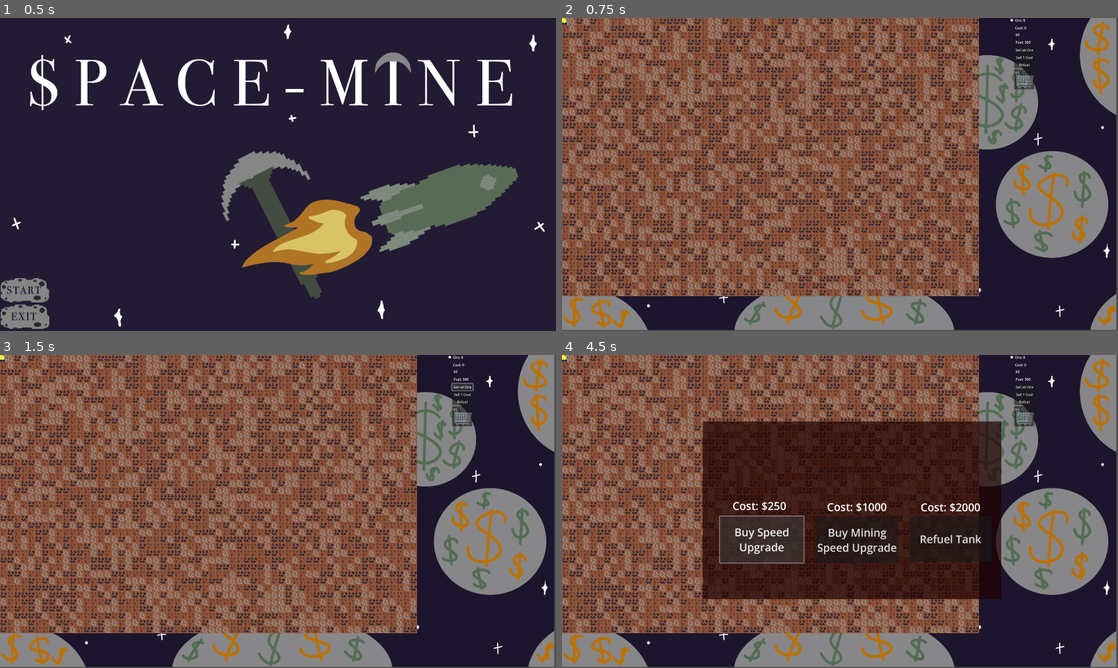
Above: before the commit, frames 1-4 (two rows, left to right).
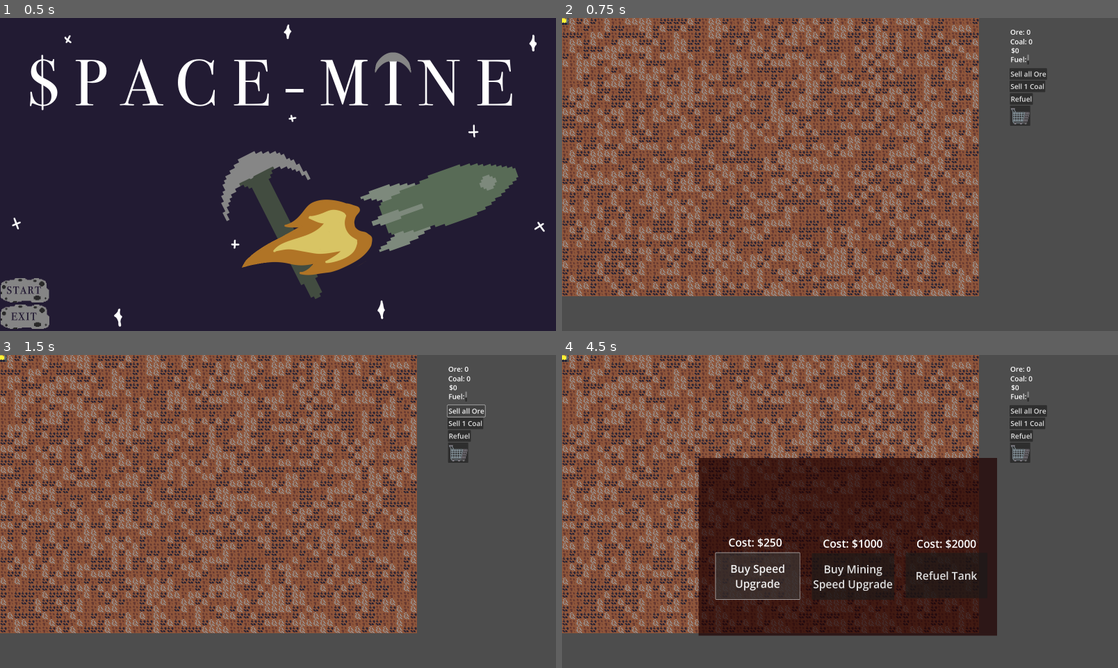
Above: after the commit, the same moments.

Repository: MellifiedRadishes/Space-Mine
Game: Godot game, scene res://main_menu.tscn
The game is run twice, just before and just after one commit, with the same random seed, the same clock (stepped at 60 frames per second) and the same inputs.
Inputs (mouse positions are in pixels of both pictures, inside the frame that each line leads up to):
- Up to frame 1 (0.5 s): no input
- Up to frame 2 (0.75 s): click (584, 290) at 0.5 s
- Up to frame 3 (1.5 s): click "Sell all Ore" at 1.25 s
- Up to frame 4 (4.5 s): click "Sell 1 Coal" at 2 s; click "Refuel" at 2.75 s; click "Cost: $250" at 3.5 s; click "Buy Speed Upgrade" at 4.25 s

Frame 1 is identical in both runs. In frame 2, 33% of the frame differs, in the area x 0-100%, y 0-100%; in frame 3, 33%; in frame 4, 46%.

Commit message:
fix fonts

Diff:
--- a/DemoScene.tscn
+++ b/DemoScene.tscn
@@ -11,8 +11,8 @@
 [node name="Node2D" type="Node2D"]
 
 [node name="TextureRect" type="TextureRect" parent="."]
-offset_right = 2552.0
-offset_bottom = 1435.0
+offset_left = 1.0
+offset_right = 1.0
 texture = ExtResource("1_xee4d")
 expand_mode = 3
 
@@ -37,60 +37,67 @@
 tileScene = ExtResource("3_8simn")
 
 [node name="SellIron" type="Button" parent="."]
-offset_left = 2081.0
-offset_top = 132.0
-offset_right = 2178.0
-offset_bottom = 163.0
+offset_left = 2061.0
+offset_top = 231.0
+offset_right = 2233.0
+offset_bottom = 284.0
+theme_override_font_sizes/font_size = 32
 text = "Sell all Ore"
 
 [node name="SellCoal" type="Button" parent="."]
-offset_left = 2081.0
-offset_top = 166.0
-offset_right = 2178.0
-offset_bottom = 197.0
+offset_left = 2061.0
+offset_top = 288.0
+offset_right = 2225.0
+offset_bottom = 341.0
+theme_override_font_sizes/font_size = 32
 text = "Sell 1 Coal"
 
 [node name="Refuel" type="Button" parent="."]
-offset_left = 2082.0
-offset_top = 200.0
-offset_right = 2177.0
-offset_bottom = 231.0
+offset_left = 2062.0
+offset_top = 346.0
+offset_right = 2168.0
+offset_bottom = 399.0
+theme_override_font_sizes/font_size = 32
 text = "Refuel"
 
 [node name="CoalText" type="RichTextLabel" parent="."]
-offset_left = 2086.0
-offset_top = 34.0
-offset_right = 2178.0
-offset_bottom = 74.0
+offset_left = 2064.0
+offset_top = 86.0
+offset_right = 2271.0
+offset_bottom = 126.0
+theme_override_font_sizes/normal_font_size = 32
 text = "Coal: "
 scroll_active = false
 
 [node name="IronText" type="RichTextLabel" parent="."]
-offset_left = 2086.0
-offset_top = -1.0
-offset_right = 2178.0
-offset_bottom = 39.0
+offset_left = 2064.0
+offset_top = 42.0
+offset_right = 2266.0
+offset_bottom = 92.0
+theme_override_font_sizes/normal_font_size = 32
 text = "Ore: "
 
 [node name="MoneyText" type="RichTextLabel" parent="."]
-offset_left = 2088.0
-offset_top = 65.0
-offset_right = 2177.0
-offset_bottom = 105.0
+offset_left = 2068.0
+offset_top = 127.0
+offset_right = 2263.0
+offset_bottom = 176.0
+theme_override_font_sizes/normal_font_size = 32
 text = "$"
 
 [node name="FuelText" type="RichTextLabel" parent="."]
-offset_left = 2089.0
-offset_top = 100.0
-offset_right = 2174.0
-offset_bottom = 140.0
+offset_left = 2065.0
+offset_top = 168.0
+offset_right = 2150.0
+offset_bottom = 215.0
+theme_override_font_sizes/normal_font_size = 32
 text = "Fuel:"
 
 [node name="BuyMenu" type="Button" parent="."]
-offset_left = 2082.0
-offset_top = 235.0
-offset_right = 2175.0
-offset_bottom = 328.0
+offset_left = 2063.0
+offset_top = 403.0
+offset_right = 2156.0
+offset_bottom = 496.0
 icon = ExtResource("6_exxwc")
 expand_icon = true
 
